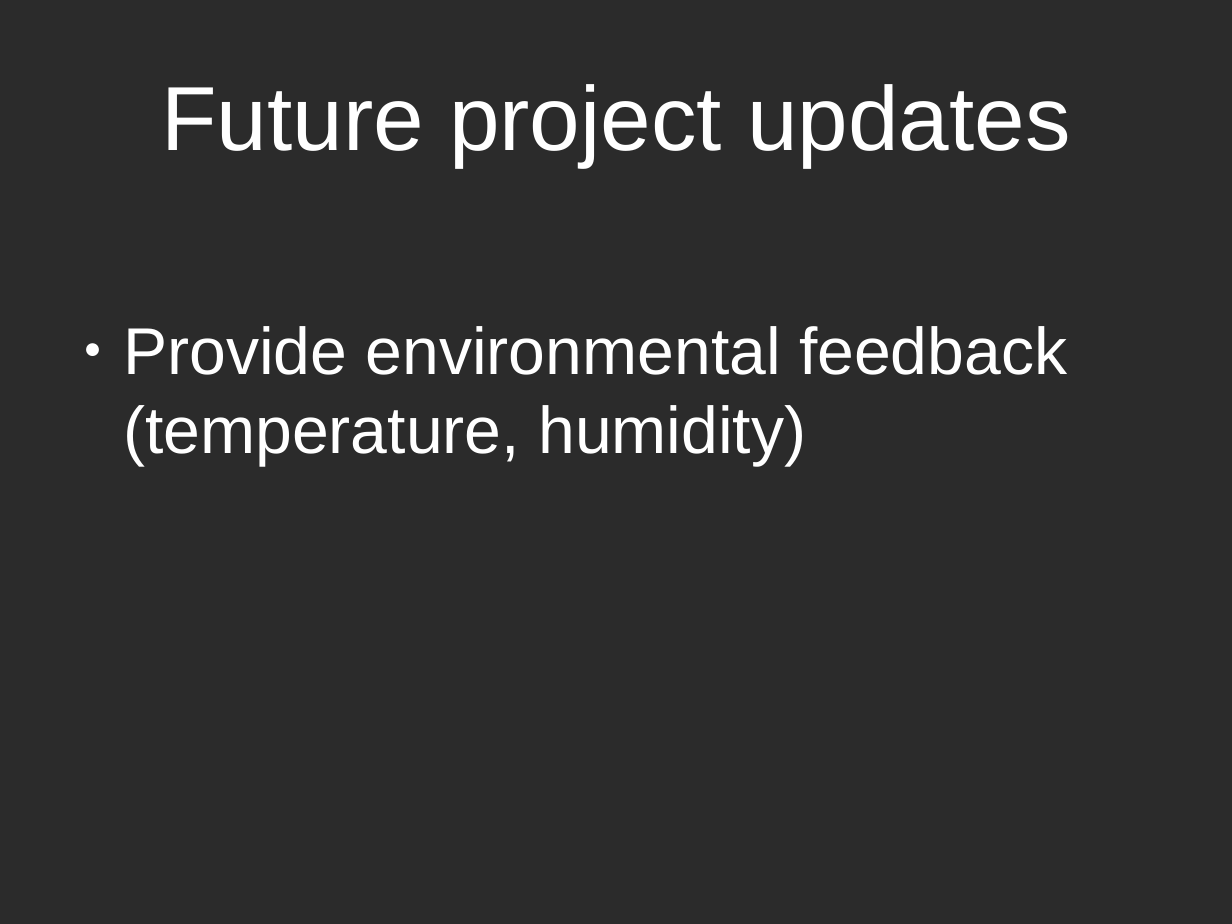
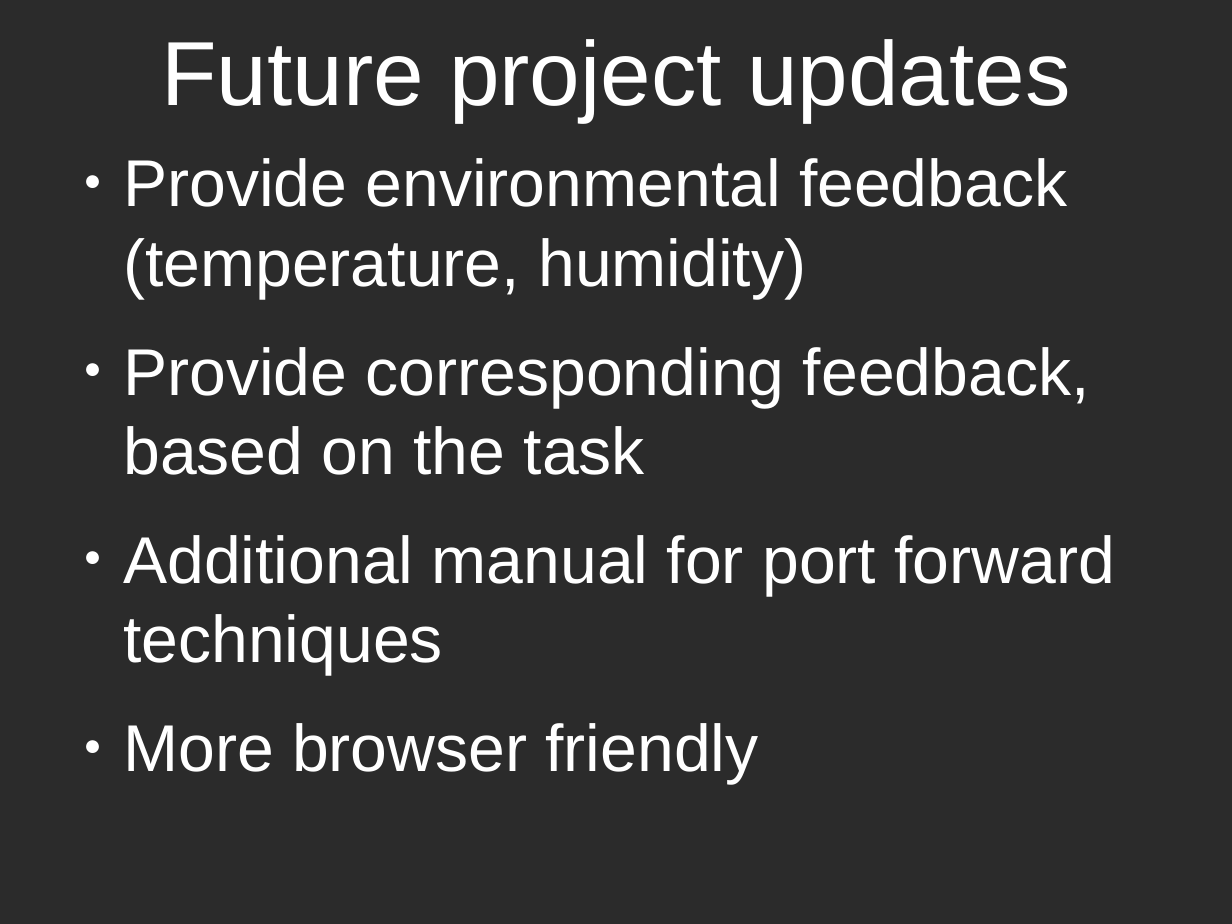
Before and after one commit to uniwa-idpe-students/ESP8266-Android-Control, a slide deck: slide 6 of Presentation and documents/esp8266_presentation.odp. Drawn at 1232x924 pixels with LibreOffice and Linux fonts; fonts in the diff are those of the drawing; background and template pictures are left out; a plain dark background stands for a picture behind light text. Boxes give left, top, right and bottom in pixels: in the first picture for what was removed or moved away, otherwise in the second. Text is boxed around its words. In the diff, an @@ line names an element or a change of style, - is before the commit and + after.

Commit message:
changed presentation

```diff
--- a/Presentation and documents/esp8266_presentation.odp
+++ b/Presentation and documents/esp8266_presentation.odp
@@ title "Future project updates": place and size @@
-title "Future project updates" at <box>161,84,1070,167</box>
+title "Future project updates" at <box>161,39,1070,122</box>
@@ text "Provide environmental feedback (temperature, humidity)": place and size @@
-text "Provide environmental feedback (temperature, humidity)" at <box>123,326,1067,466</box>
+text "Provide environmental feedback (temperature, humidity)" at <box>123,158,1114,783</box>
@@ text at <box>123,347,1114,783</box>: paragraphs added @@
+● Provide corresponding feedback, based on the task
+● Additional manual for port forward techniques
+● More browser friendly
```
Also in this commit, not shown: 1 other file.
